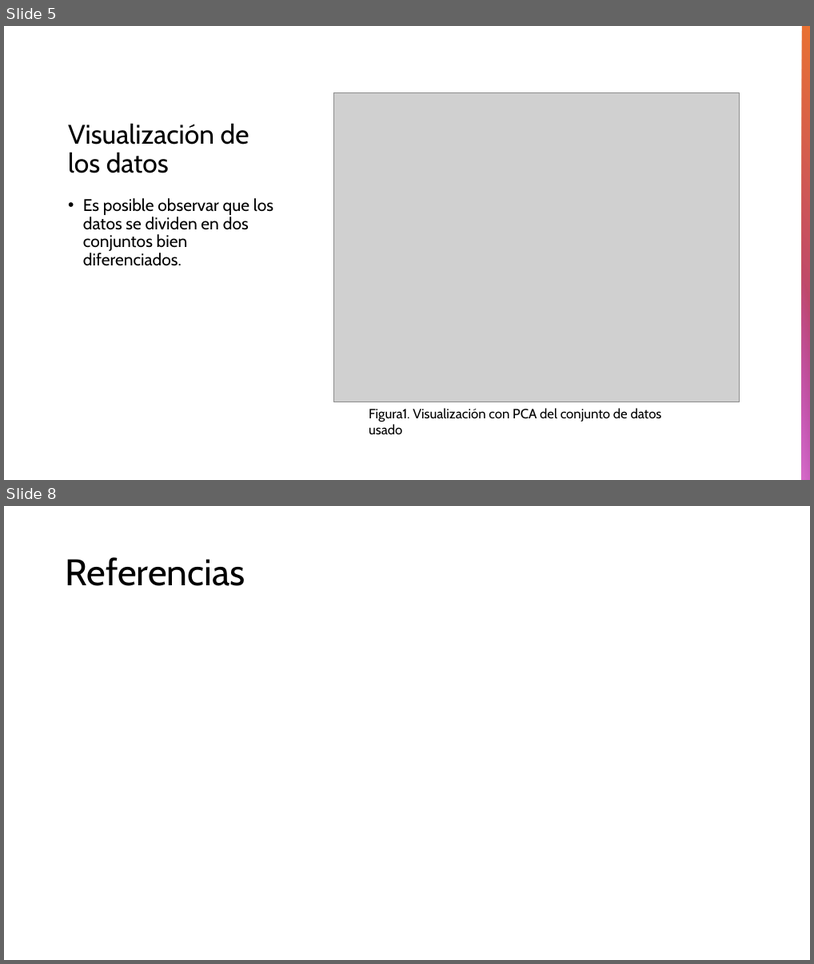
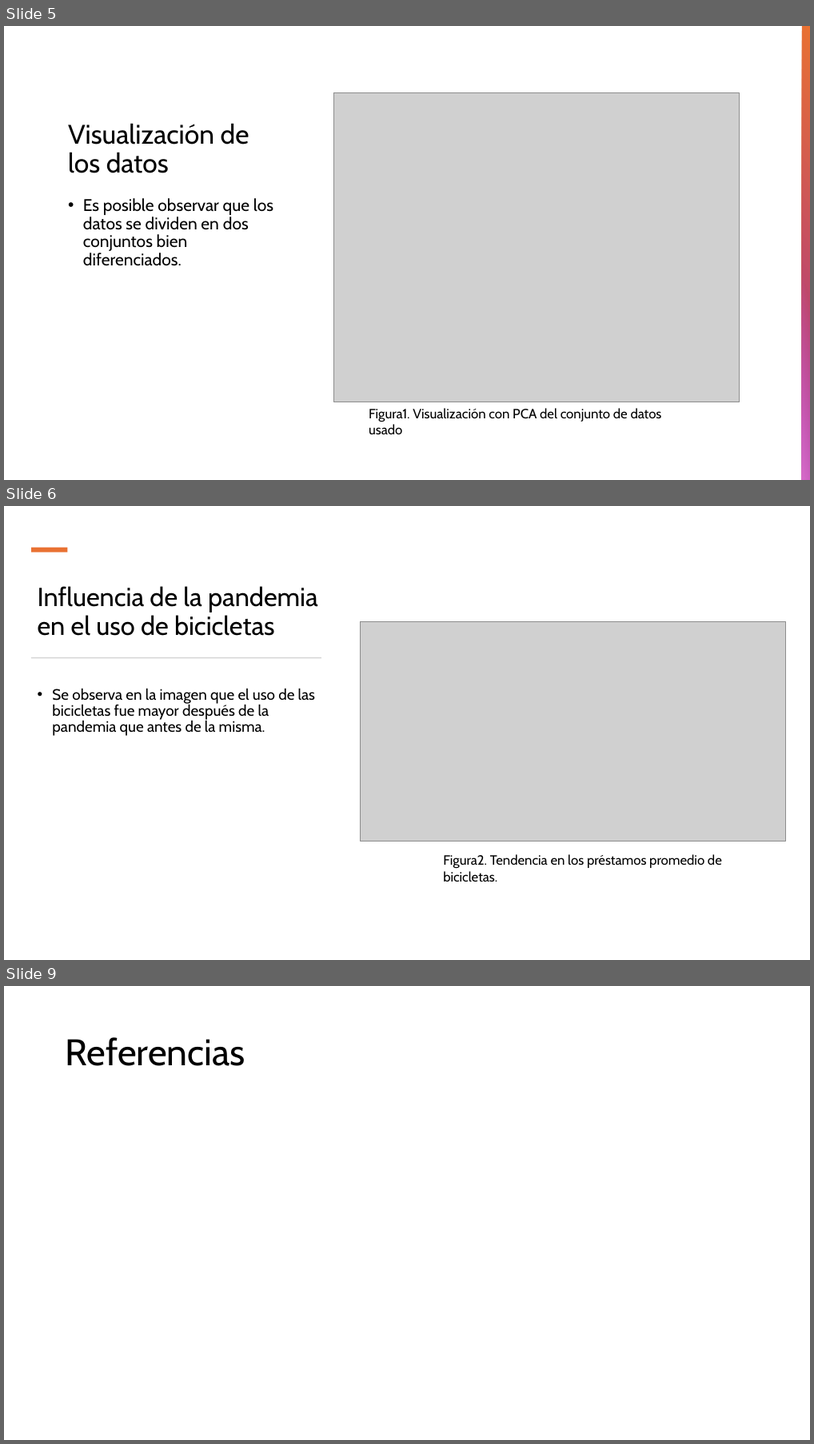
Before and after one commit to Ari-Castellanos/Proyecto-1-Seminario-2, a slide deck: Proyecto1_Seminario2.pptx. Shown one above the other, each under a label of ours: slides 5 and 8 before the commit, slides 5, 6 and 9 after it; the slides between them are not shown. The pictures are 814x964 and 814x1444 pixels, drawn with LibreOffice and Linux fonts; fonts in the diff are those of the drawing; grey boxes stand for pictures. Boxes give left, top, right and bottom in pixels: in the first picture for what was removed or moved away, otherwise in the second. Text is boxed around its words. In the diff, an @@ line names an element or a change of style, - is before the commit and + after.

Commit message:
Add files via upload
Se agrega parte antes y despues de la pandemia

```diff
--- a/Proyecto1_Seminario2.pptx
+++ b/Proyecto1_Seminario2.pptx
@@ slide 6 added at <box>4,506,810,960</box>, background #FFFFFF @@
@@ rectangle added at <box>31,547,67,552</box>, fill #E97132 @@
@@ title added at <box>38,586,318,636</box>, 31 pt, text #000000 @@
+Influencia de la pandemia en el uso de bicicletas
@@ picture added at <box>360,621,786,841</box> @@
@@ rectangle added at <box>31,657,322,659</box>, fill #D5D5D5 @@
@@ text added at <box>52,688,315,736</box>, 18 pt, text #000000 @@
+• Se observa en la imagen que el uso de las bicicletas fue mayor después de la pandemia que antes de la misma.
@@ text added at <box>443,854,722,882</box>, 16 pt, text #000000 @@
+Figura2. Tendencia en los préstamos promedio de bicicletas.
@@ what was slide 8 is now slide 9 @@
```
Also in this commit, not shown: 2 slides changed.
